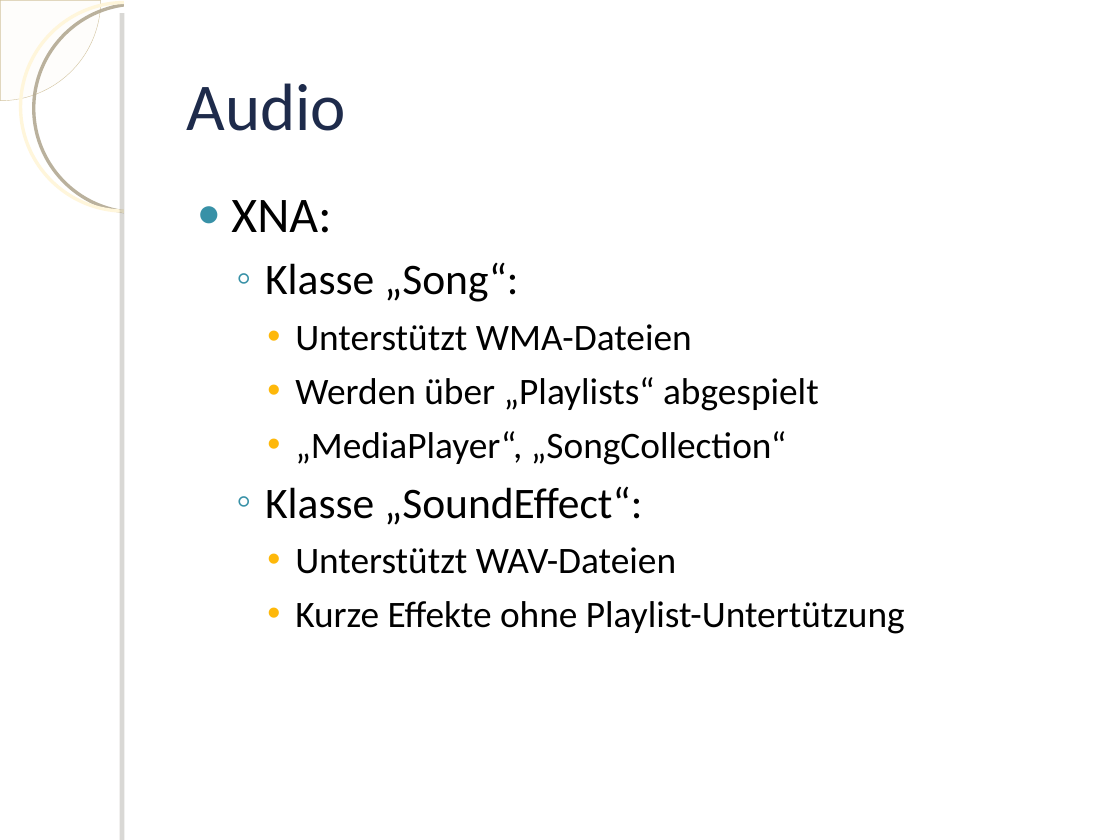
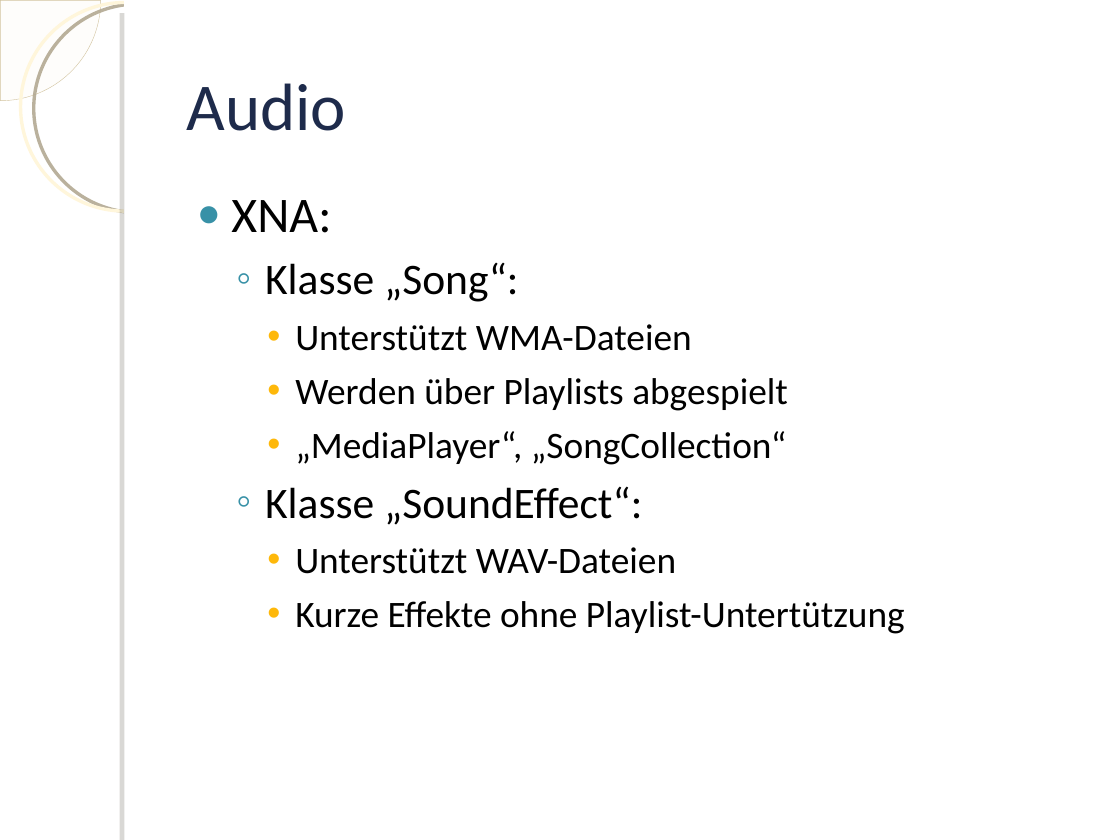
Before and after one commit to knot3/pse-knot, a slide deck: slide 10 of Implementierungsbericht/Praesentation.odp. Drawn at 1120x840 pixels with LibreOffice and Linux fonts; fonts in the diff are those of the drawing; background and template pictures are left out. Boxes give left, top, right and bottom in pixels: in the first picture for what was removed or moved away, otherwise in the second. Text is boxed around its words. In the diff, an @@ line names an element or a change of style, - is before the commit and + after.

```diff
--- a/Implementierungsbericht/Praesentation.odp
+++ b/Implementierungsbericht/Praesentation.odp
@@ text at (295,378,788,411): text changed @@
-    • Werden über „Playlists“ abgespielt
+    • Werden über Playlists abgespielt
```
Also in this commit, not shown: 2 other slides changed, 1 other file.
